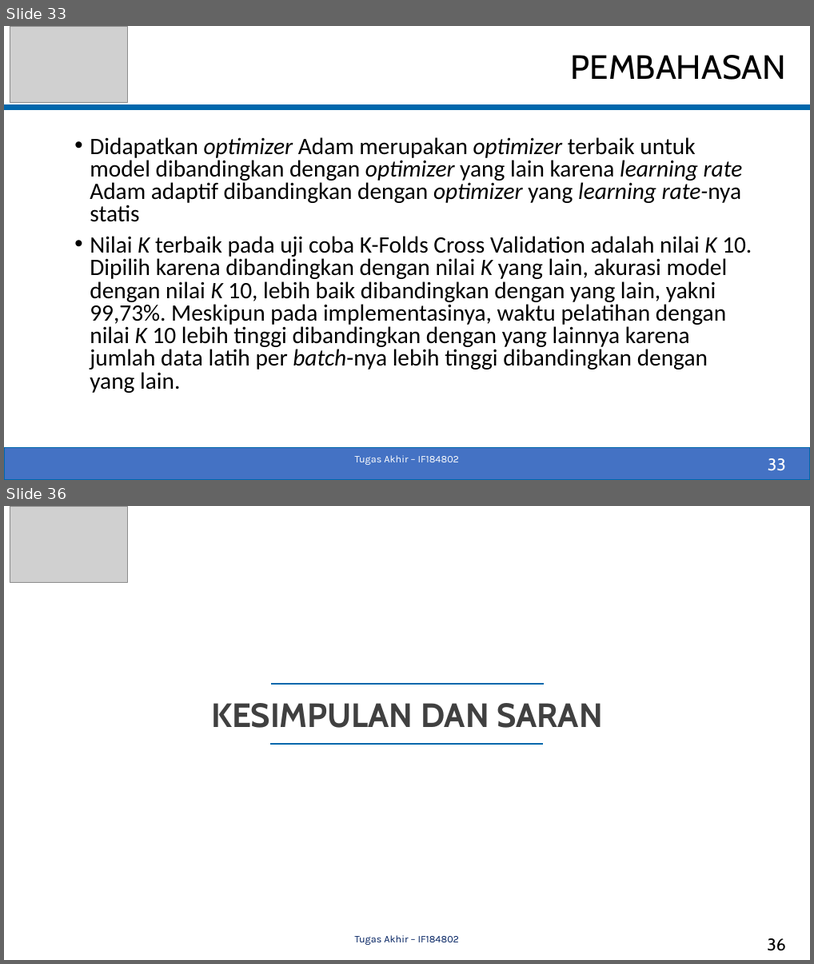
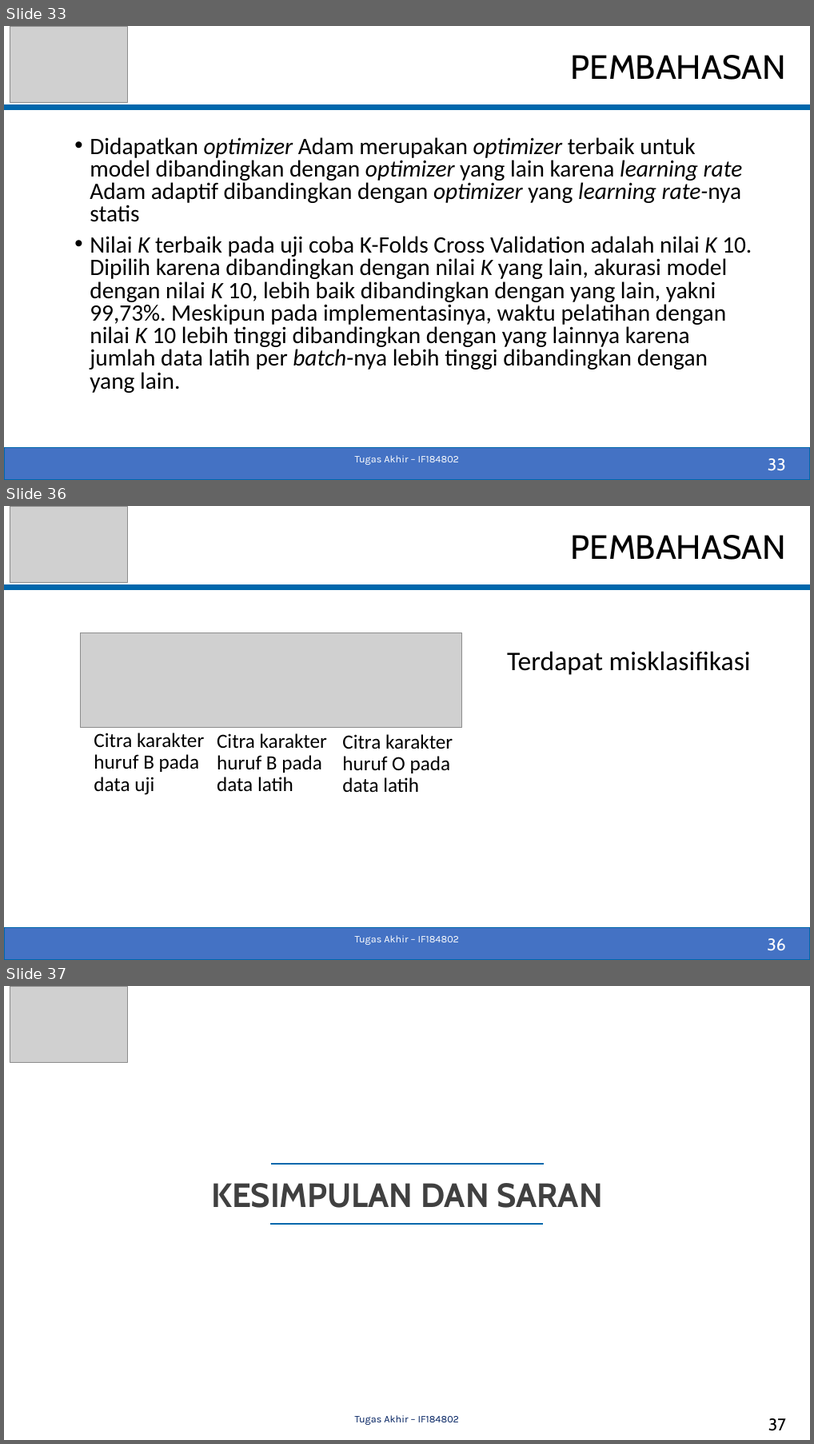
Before and after one commit to fenezema/Tugas-Akhir, a slide deck: Dokumen/05111540000055-Pradipta-Baskara-Slide_TA.pptx. Shown one above the other, each under a label of ours: slides 33 and 36 before the commit, slides 33, 36 and 37 after it; the slides between them are not shown. The pictures are 814x964 and 814x1444 pixels, drawn with LibreOffice and Linux fonts; fonts in the diff are those of the drawing; grey boxes stand for pictures. Boxes give left, top, right and bottom in pixels: in the first picture for what was removed or moved away, otherwise in the second. Text is boxed around its words. In the diff, an @@ line names an element or a change of style, - is before the commit and + after.

```diff
--- a/Dokumen/05111540000055-Pradipta-Baskara-Slide_TA.pptx
+++ b/Dokumen/05111540000055-Pradipta-Baskara-Slide_TA.pptx
@@ slide 36 added at (x1=4, y1=506, x2=810, y2=960), background #FFFFFF @@
@@ picture added at (x1=10, y1=506, x2=128, y2=582) @@
@@ title added at (x1=571, y1=535, x2=786, y2=560), 40 pt, text #000000 @@
+    PEMBAHASAN
@@ line added from (4, 587) to (810, 587), #0067AC 6 pt @@
@@ picture added at (x1=80, y1=633, x2=462, y2=728) @@
@@ text added at (x1=507, y1=651, x2=751, y2=675), 32 pt, text #000000 @@
+Terdapat misklasifikasi
@@ text added at (x1=94, y1=732, x2=204, y2=795), 24 pt, text #000000 @@
+Citra karakter huruf B pada data uji
@@ text added at (x1=217, y1=733, x2=327, y2=792), 24 pt, text #000000 @@
+Citra karakter huruf B pada data latih
@@ text added at (x1=342, y1=734, x2=453, y2=792), 24 pt, text #000000 @@
+Citra karakter huruf O pada data latih
@@ rectangle added at (x1=4, y1=928, x2=810, y2=960), fill #4472C4, outline #0067AC 1 pt @@
@@ text added at (x1=355, y1=935, x2=460, y2=944), 12 pt, text #FFFFFF @@
+Tugas Akhir – IF184802
@@ page number added at (x1=767, y1=938, x2=786, y2=951), 20 pt, text #FFFFFF @@
+36
@@ what was slide 36 is now slide 37 @@
@@ page number at (x1=769, y1=1418, x2=786, y2=1431): text changed @@
-36
+37
```
Also in this commit, not shown: 8 slides changed, 1 other slide added, 3 other files.
